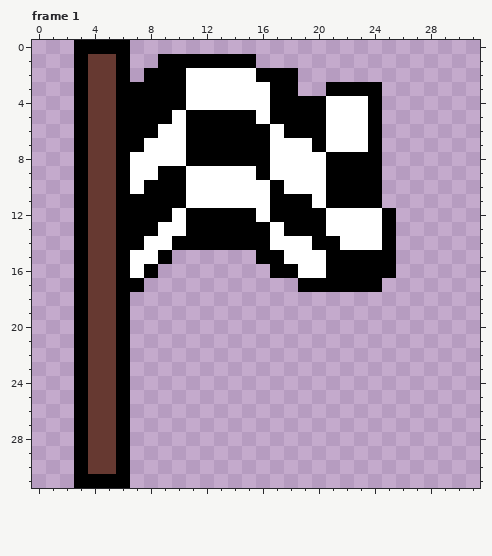
Two states of a pixel-art file, sprites/goal.aseprite. Above: the version before the commit.
32x32 pixels, 1 frame. Shown: frame 1. The commit also changed other frames, which this record leaves out.
Once edited:
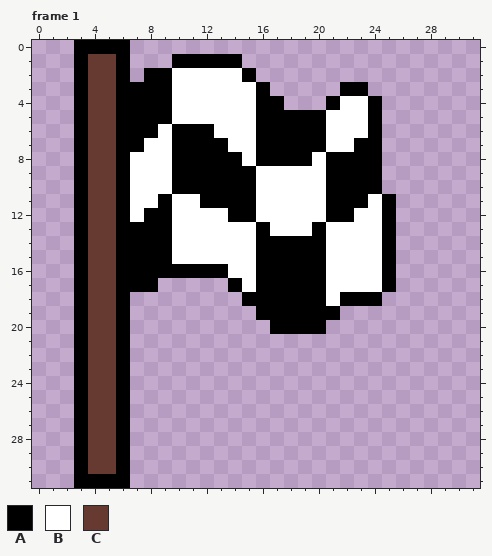
Palette (. is transparent): A #000000  B #ffffff  C #663931
From old to new:
layer "Layer 4" added
Frame 1, layers "Layer 4", "Layer 1":
The author put colour A in row 11 at x 25; in row 16 at x 9 to 13 and 16; in row 17 at x 8, 14, 16 to 18 and 25; in row 18 at x 15 to 20 and 22 to 24; in row 19 at x 16 to 21; in row 20 at x 17 to 20.
Colour B becomes colour A in row 2 at x 15; in row 3 at x 16; in row 4 at x 16 and 21; in row 5 at x 16; in row 6 at x 10 and 17; in row 7 at x 10, 17 to 19 and 23.
Colour B becomes colour A in row 8 at x 10 and 17 to 19; in rows 9 to 10 at x 11 to 15; in row 11 at x 12 to 15; in row 12 at x 21 to 22; in row 13 at x 9; in row 14 at x 8 to 9 and 17 to 19.
Colour B becomes colour A in row 15 at x 7 to 8 and 18 to 20; in row 16 at x 7 and 19 to 20.
The author put colour B in row 15 at x 10 to 15; in row 16 at x 14 to 15; in row 17 at x 15; in row 18 at x 21.
Colour A becomes colour B in rows 2 to 4 at x 10; in row 5 at x 11 to 15; in row 6 at x 13 to 15; in row 7 at x 14 to 15; in row 8 at x 15; in row 9 at x 9 and 16.
Colour A becomes colour B in row 10 at x 8 to 9 and 17; in row 11 at x 7 to 8, 10, 17 to 19 and 24; in row 12 at x 7, 11 to 13 and 17 to 20; in row 13 at x 11 to 15 and 18 to 19; in row 14 at x 10 to 15 and 21; in rows 15 to 17 at x 21 to 24.
Colour A is removed in row 1 at x 9 and 15; in row 2 at x 16 to 18; in row 3 at x 17 to 18, 21 and 24; in row 4 at x 18 to 20.
